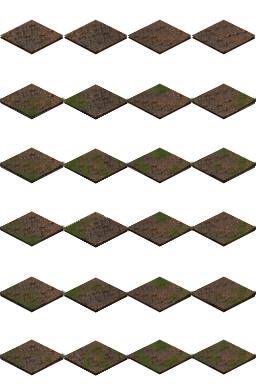
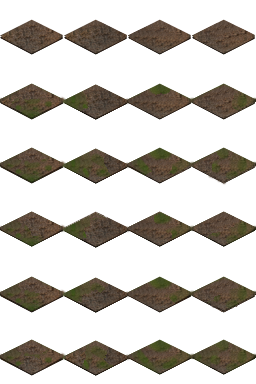
Layers edited between the first and the second 256 x 384 image:
added layer "DarkBorderFix" above "ROW6" over (0, 22, 256, 376)
